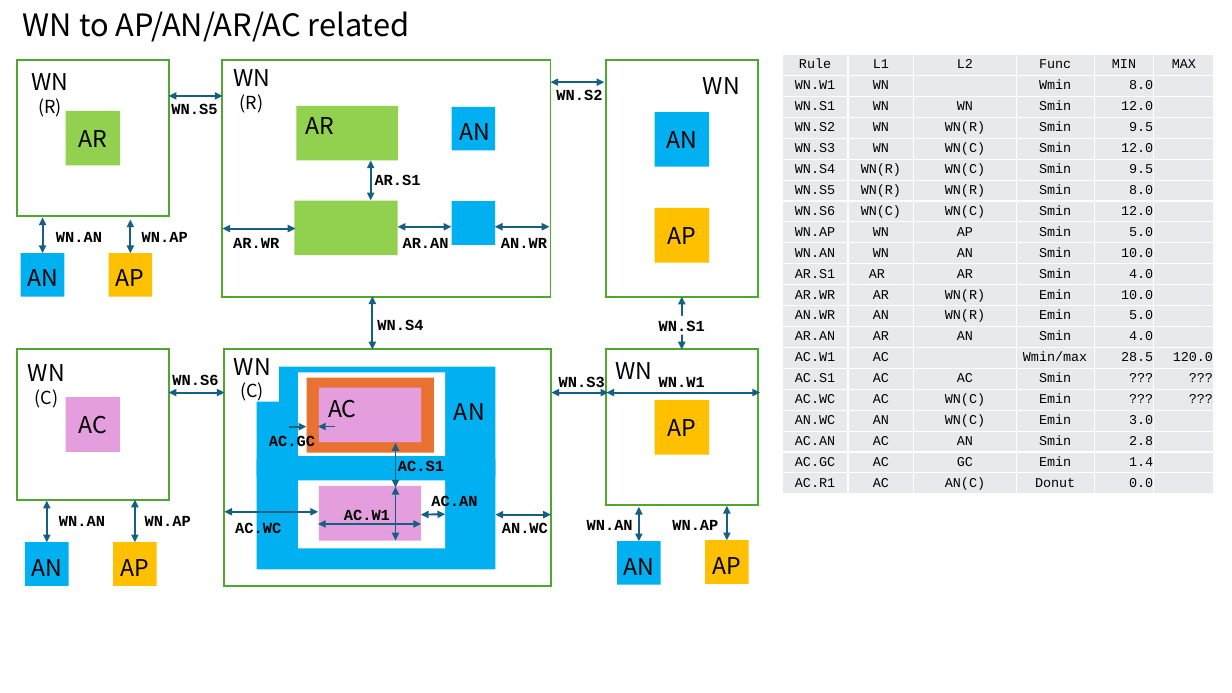
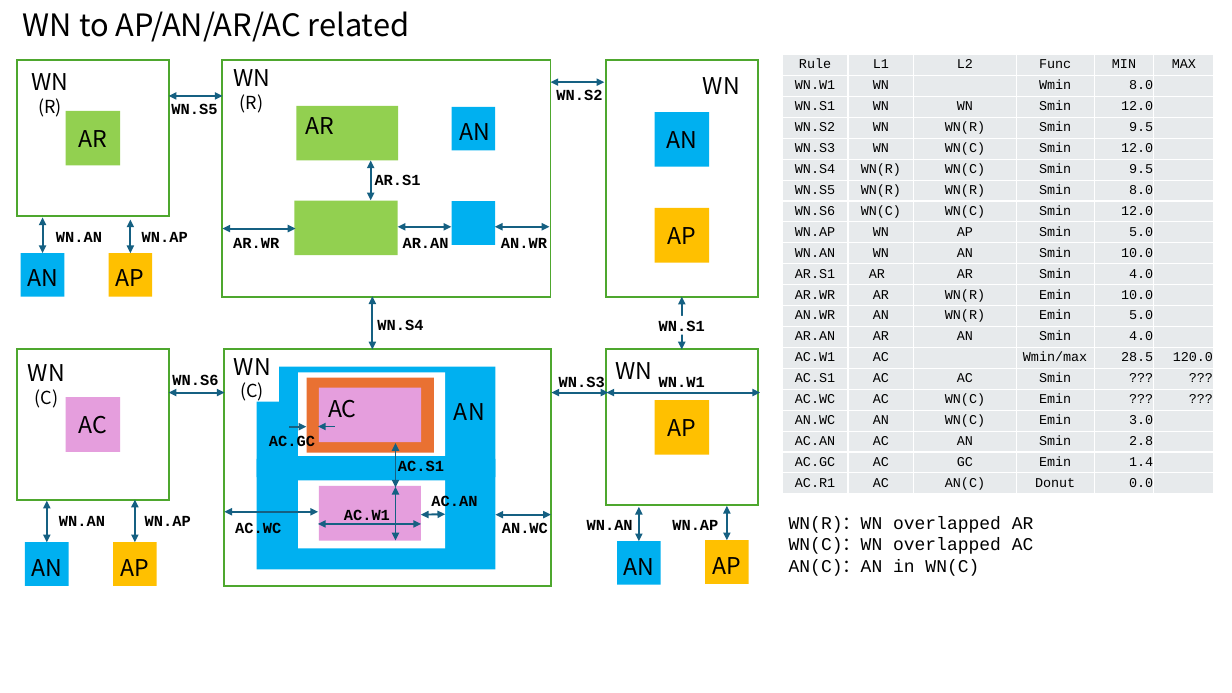
Before and after one commit to d-m-bailey/TR-1um, a slide deck: slide 4 of Document/TR-1um_DRC_summary.pptx. Drawn at 1232x693 pixels with LibreOffice and Linux fonts; fonts in the diff are those of the drawing. Boxes give left, top, right and bottom in pixels: in the first picture for what was removed or moved away, otherwise in the second. Text is boxed around its words. In the diff, an @@ line names an element or a change of style, - is before the commit and + after.

```diff
--- a/Document/TR-1um_DRC_summary.pptx
+++ b/Document/TR-1um_DRC_summary.pptx
@@ text added at bbox=[789, 516, 1034, 576], 14 pt, text #000000 @@
+WN(R)：WN overlapped AR
+WN(C)：WN overlapped AC
+AN(C)：AN in WN(C)
```
Also in this commit, not shown: 9 other slides changed, 8 slides removed, 55 other files.
